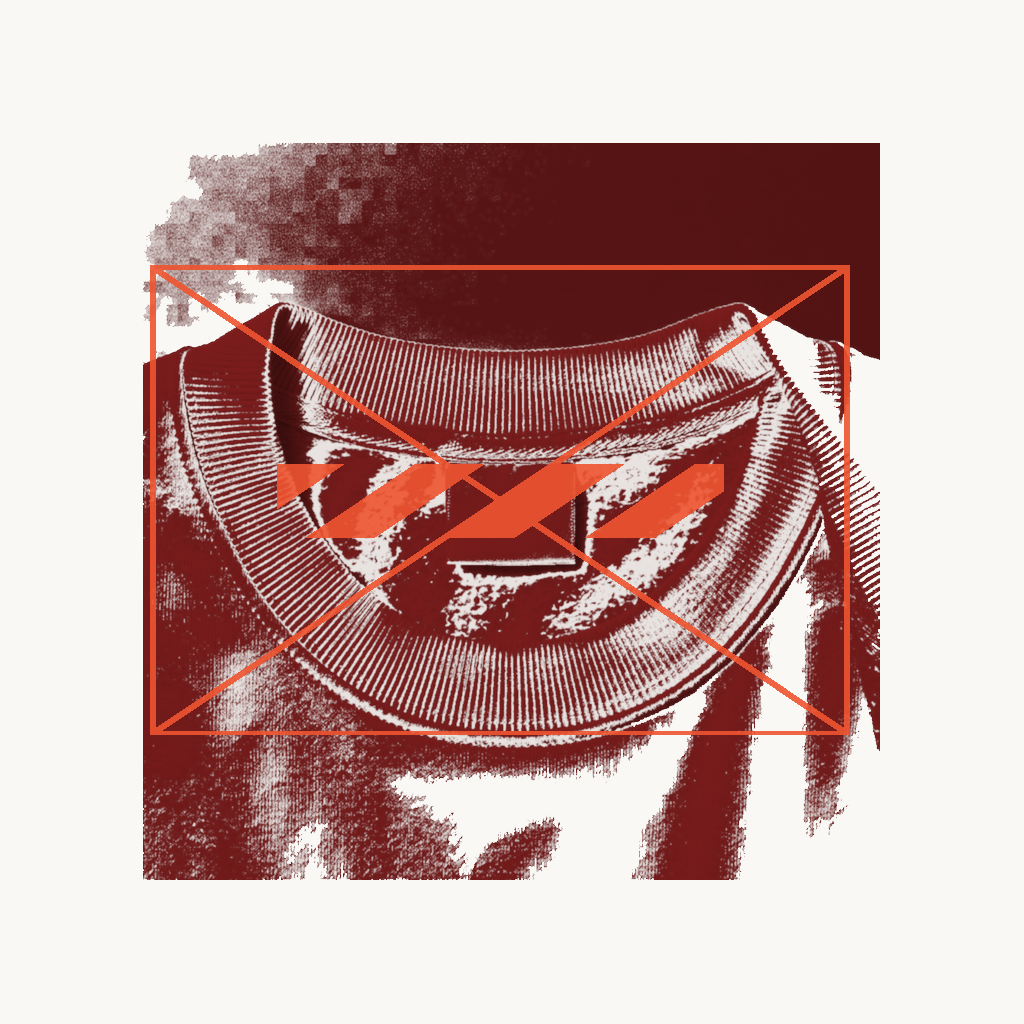
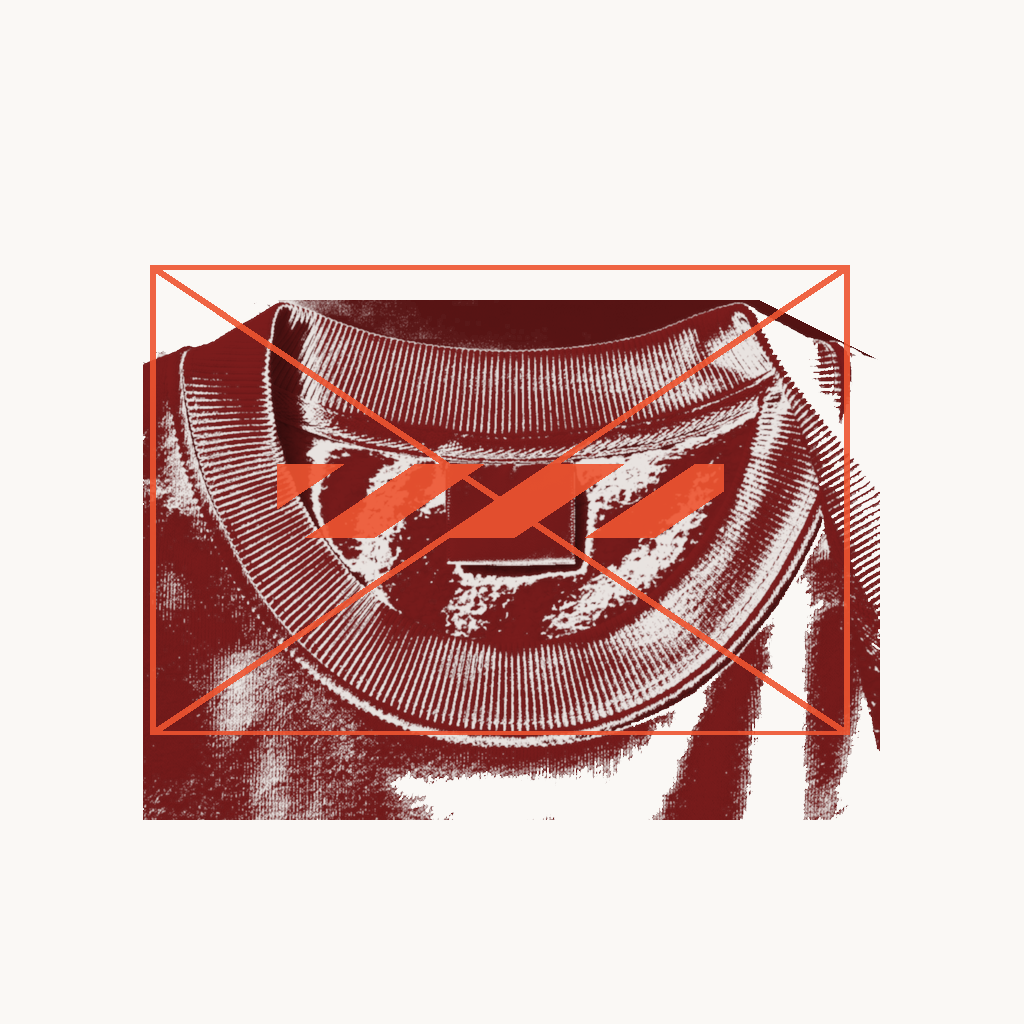
Comparing the layer stacks of the two w=1024, h=1024 images. Changes:
painted on "10 Product Base - hoodie - maroon - neck-label" over [143, 143, 880, 880]